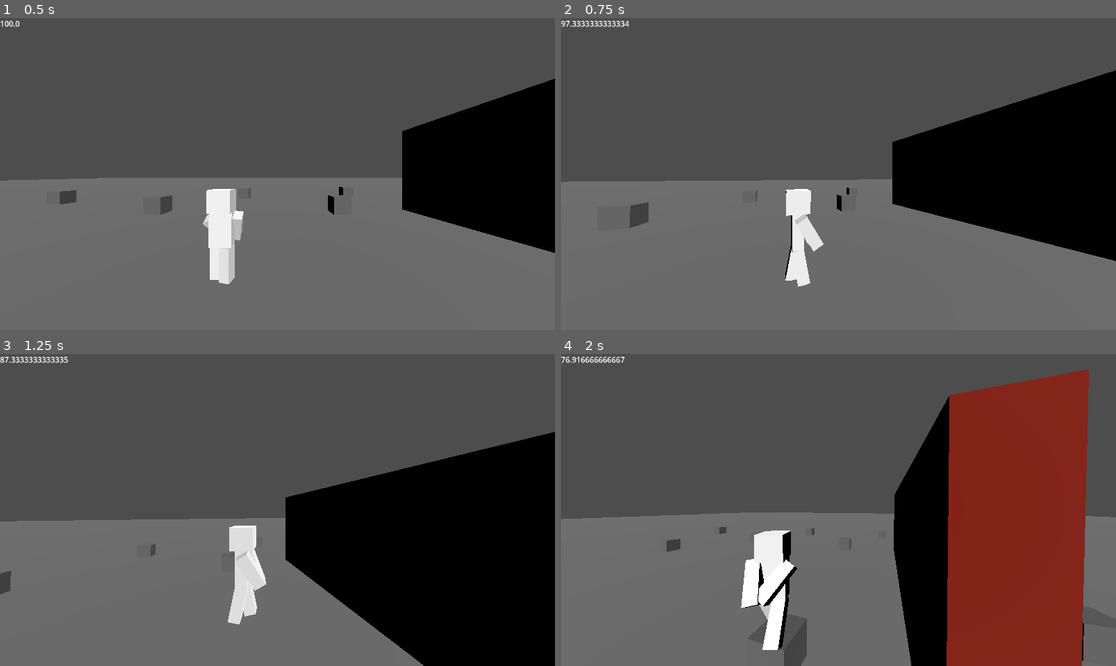
Above: before the commit, frames 1-4 (two rows, left to right).
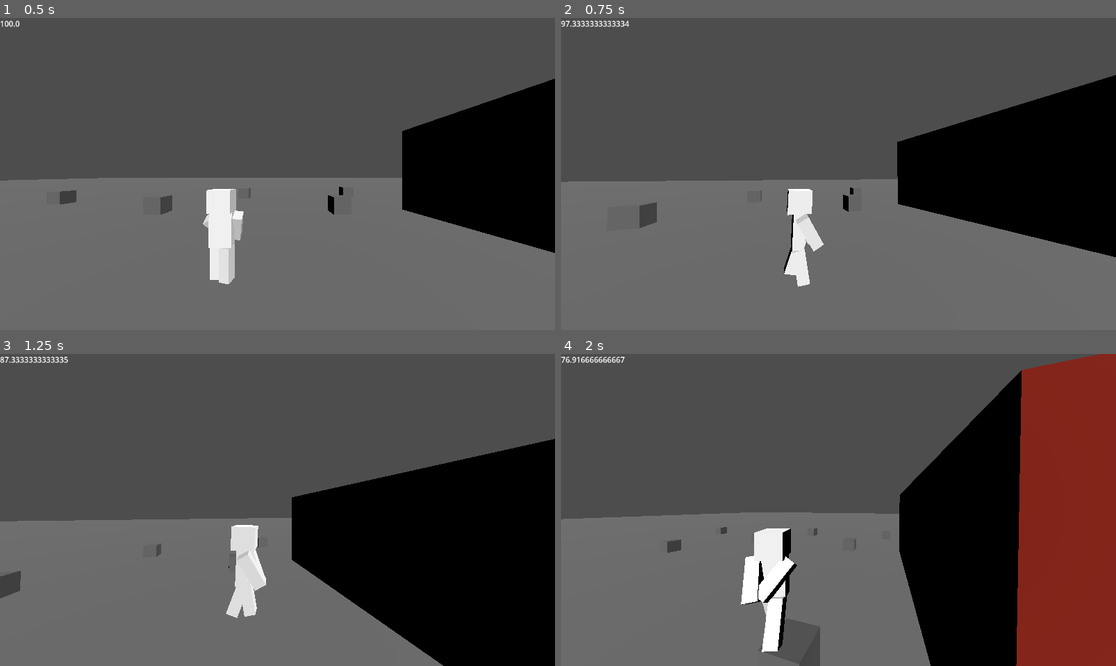
Above: after the commit, the same moments.

Repository: GustLSant/godot-game-componentes
Game: Godot game, scene res://Main.tscn
Same seed, same stepped clock (60 frames per second), same inputs: the game is played once before the commit and once after it.
Inputs (mouse positions are in pixels of both pictures, inside the frame that each line leads up to):
- Up to frame 1 (0.5 s): no input
- Up to frame 2 (0.75 s): tap Enter at 0.5 s; move the mouse to (866, 174) at 0.52 s; hold D (MoveRight) from 0.53 s (still down); tap Shift (Sprint) at 0.6 s
- Up to frame 3 (1.25 s): keep holding D (MoveRight); tap Space (Jump) at 0.77 s
- Up to frame 4 (2 s): move the mouse to (810, 510) at 1.27 s; release D (MoveRight) at 1.28 s; hold S (MoveBackwards) from 1.28 s (still down); right-click (810, 510) at 1.35 s; tap Space (Jump) at 1.52 s; tap Shift (Sprint) at 1.55 s

Frame 1 is identical in both runs. In frame 2, 1.5% of the frame differs, in the area x 1-100%, y 16-86%; in frame 3, 2.1%; in frame 4, 20%, in the area x 0-100%, y 0-100%.

Commit message:
gradual movement speed increase

Diff:
--- a/Components/TpsFpsPlayer/Player.gd
+++ b/Components/TpsFpsPlayer/Player.gd
@@ -5,8 +5,9 @@
 @onready var collShape:CollisionShape3D = $CollShape
 
 #region Movement
+const MAX_WALKING_SPEED:float = 4.0
+var currentSpeed:float = 0.0
 var vecMovement:Vector3 = Vector3.ZERO
-const WALKING_SPEED:float = 4.0
 var yMovement:float = 0.0
 var isMoving:bool = 0
 var isStandingStill:bool = 0
@@ -75,9 +76,9 @@
 	isSprinting = isSprinting and isMoving and (stamina > 0.0) and (not isAiming)
 
 	# sprint usage
-	vecMovement = (
-		vecMovement*SPRINT_SPEED_MULTIPLIER*int(isSprinting) +
-		vecMovement*int(not isSprinting)
+	var sprintSpeedMultiplier:float = (
+		SPRINT_SPEED_MULTIPLIER*int(isSprinting) +
+		1.0*int(not isSprinting)
 		)
 	stamina += (
 		-SPRINT_STAMINA_COST*pdelta*int(isSprinting) +
@@ -94,7 +95,8 @@
 		yMovement -= GRAVITY * pdelta
 		pass
 
-	var finalHorizontalVelocity:Vector3 = vecMovement * WALKING_SPEED
+	currentSpeed = lerp(currentSpeed, int(isMoving)*MAX_WALKING_SPEED, body.BLEND_TRANSITION_SPEED_FACTOR*pdelta)
+	var finalHorizontalVelocity:Vector3 = vecMovement * currentSpeed * sprintSpeedMultiplier
 	finalHorizontalVelocity *= (0.25 * int(isAiming)) + (1.0 * int(!isAiming)) # redução da velocidade quando estiver mirando
 
 	self.velocity = finalHorizontalVelocity
--- a/Components/TpsFpsPlayer/Player.tscn
+++ b/Components/TpsFpsPlayer/Player.tscn
@@ -157,7 +157,6 @@
 [sub_resource type="AnimationNodeTimeScale" id="AnimationNodeTimeScale_pfu5j"]
 
 [sub_resource type="AnimationNodeBlendTree" id="AnimationNodeBlendTree_178ah"]
-graph_offset = Vector2(-66.454, 1106.28)
 nodes/Add_Idle_Posture/node = SubResource("AnimationNodeAdd2_2flhk")
 nodes/Add_Idle_Posture/position = Vector2(-213.333, -133.333)
 nodes/Add_Walking_Posture/node = SubResource("AnimationNodeAdd2_vfvm5")
@@ -318,12 +317,12 @@
 [node name="blockbench_export" parent="Body/PivotRotation" instance=ExtResource("6_br1xv")]
 
 [node name="Skeleton3D" parent="Body/PivotRotation/blockbench_export/origin" index="0"]
-bones/1/rotation = Quaternion(-0.038237, 0, 0, 0.999269)
-bones/2/position = Vector3(0, 0.596463, 0)
+bones/1/rotation = Quaternion(-0.0397173, 0, 0, 0.999211)
+bones/2/position = Vector3(0, 0.584365, 0)
 bones/2/rotation = Quaternion(0.300706, 0, 0, 0.953717)
-bones/4/position = Vector3(0.09375, -0.046875, -0.034375)
+bones/4/position = Vector3(-0.15625, -0.046875, -0.034375)
 bones/4/rotation = Quaternion(0, 0, 0.300706, 0.953717)
-bones/5/position = Vector3(0.4375, -0.0625, -0.0625)
+bones/5/position = Vector3(0.1875, -0.0625, -0.0625)
 bones/5/rotation = Quaternion(0, 0, -0.0871557, 0.996195)
 bones/8/position = Vector3(0.125, 0, 0.03125)
 bones/8/rotation = Quaternion(0, -0.130526, 0, 0.991445)
@@ -349,7 +348,7 @@
 parameters/ShotRecoil/active = false
 parameters/ShotRecoil/internal_active = false
 parameters/ShotRecoil/request = 0
-parameters/TS_ShotRecoil/scale = 15.0
+parameters/TS_ShotRecoil/scale = 10.0
 parameters/TS_Walking/scale = 1.0
 parameters/TimeScale/scale = 0.5
 
Not shown, changed: Meshs/PlayerBody.gltf
Not shown, changed: BlockbenchProjects/PlayerBody.bbmodel
